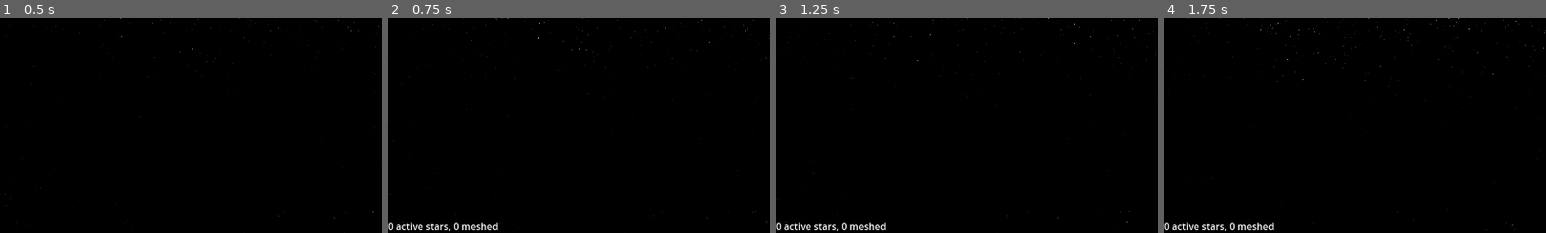
Above: before the commit, frames 1-4 (left to right).
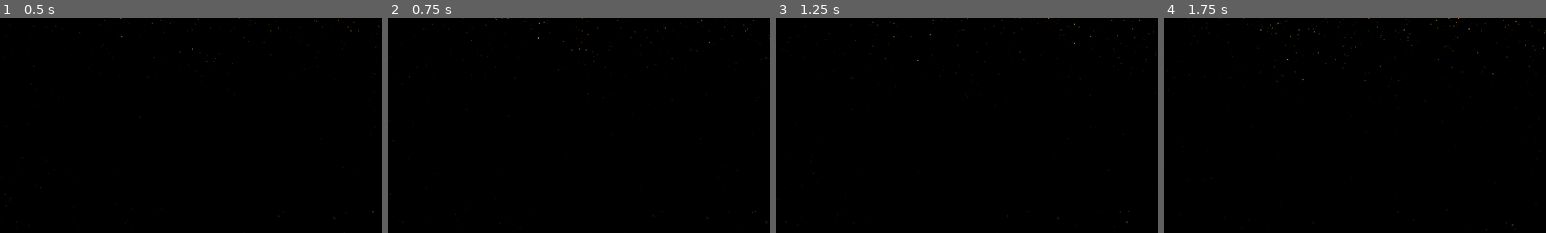
Above: after the commit, the same moments.

Repository: HansAcker/eddn-godot
Game: Godot game, scene res://main.tscn
Two runs of this game, one before a commit and one after it. Both use one fixed random seed, a clock stepped at 60 frames per second and the inputs below. Before the commit the project starts from res://Main.tscn.
Inputs:
- Up to frame 1 (0.5 s): no input
- Up to frame 2 (0.75 s): tap Enter (toggle_fullscreen) at 0.5 s; hold D (move_right) from 0.53 s (still down); hold Delete (clear) from 0.53 s (still down)
- Up to frame 3 (1.25 s): keep holding D (move_right); keep holding Delete (clear)
- Up to frame 4 (1.75 s): release D (move_right) at 1.28 s; release Delete (clear) at 1.28 s; hold S (move_back) from 1.28 s (still down); tap C (look_down) at 1.35 s
The pictures show only the part of the screen within x 0-50%, y 50-100%; the shares and areas given below are measured in that part.

Frame 1 is identical in both runs. In frame 2, 0.5% of the frame differs, in the area x 0-29%, y 95-100%; in frame 3, 0.5%; in frame 4, 0.5%.

Commit message:
The Great Renaming to lower_case. Windows users beware!

Diff:
--- a/Stars/FluffMesh.tres
+++ /dev/null
@@ -1,7 +0,0 @@
-[gd_resource type="QuadMesh" load_steps=2 format=3 uid="uid://d0la8tdf1e86c"]
-
-[ext_resource type="Material" uid="uid://cbaipb5v8jxwh" path="res://Stars/FluffMaterial.tres" id="1_ntp35"]
-
-[resource]
-material = ExtResource("1_ntp35")
-size = Vector2(20, 20)
--- a/Stars/StarMesh.tres
+++ /dev/null
@@ -1,7 +0,0 @@
-[gd_resource type="QuadMesh" load_steps=2 format=3 uid="uid://bb3tcpvajerab"]
-
-[ext_resource type="Material" uid="uid://bfww8dl3opmej" path="res://Stars/StarMaterial.tres" id="1_3vx53"]
-
-[resource]
-material = ExtResource("1_3vx53")
-size = Vector2(3, 3)
--- a/classes.tscn
+++ b/classes.tscn
@@ -1,12 +1,12 @@
-[gd_scene load_steps=3 format=3 uid="uid://ckpxgustlhuwc"]
+[gd_scene load_steps=3 format=3 uid="uid://dkion83duhsuu"]
 
-[ext_resource type="Script" path="res://Stars/class_star_classes.gd" id="1_pbeyx"]
+[ext_resource type="Script" path="res://stars/class_star_classes.gd" id="1_pcl0r"]
 [ext_resource type="Script" path="res://ws/class_star_system_record.gd" id="2_2sgcy"]
 
 [node name="_classes" type="Node"]
 
 [node name="StarClasses" type="Node" parent="."]
-script = ExtResource("1_pbeyx")
+script = ExtResource("1_pcl0r")
 
 [node name="StarSystemRecord" type="Node" parent="."]
 script = ExtResource("2_2sgcy")
--- a/Main.tscn
+++ b/main.tscn
@@ -1,22 +1,22 @@
-[gd_scene load_steps=25 format=3 uid="uid://c4rjg7p7fmipt"]
+[gd_scene load_steps=25 format=3 uid="uid://caiaj482qonl2"]
 
-[ext_resource type="Script" path="res://Main.gd" id="1_wod4n"]
-[ext_resource type="Script" path="res://ws/NavRoute.gd" id="2_3lfp6"]
-[ext_resource type="Texture2D" uid="uid://mnrjfu41axvo" path="res://Stars/textures/flare_white.png" id="2_btkb5"]
-[ext_resource type="Script" path="res://ws/EDDNReceiver.gd" id="2_g4fw5"]
-[ext_resource type="Texture2D" uid="uid://tu51wfur5kq7" path="res://Stars/textures/galaxy.jpg" id="3_fd031"]
-[ext_resource type="PackedScene" uid="uid://c7ssby8abrgs6" path="res://Stars/StarClass_Generic.tscn" id="5_b0o3s"]
-[ext_resource type="QuadMesh" uid="uid://d0la8tdf1e86c" path="res://Stars/FluffMesh.tres" id="5_ef24c"]
-[ext_resource type="Script" path="res://Stars/Fluff.gd" id="5_tnxg1"]
-[ext_resource type="Script" path="res://Stars/StarManager.gd" id="5_w6kjq"]
-[ext_resource type="Script" path="res://ws/JSONWebSocketReceiver.gd" id="6_127la"]
-[ext_resource type="Script" path="res://Stars/EDSMQuery.gd" id="8_esshd"]
-[ext_resource type="Script" path="res://UI/FPS.gd" id="8_l17iv"]
-[ext_resource type="Script" path="res://UI/UI_EDDNEvent.gd" id="8_x8crc"]
-[ext_resource type="Script" path="res://UI/StarCount.gd" id="8_xvtex"]
-[ext_resource type="Script" path="res://UI/CameraPosition.gd" id="10_jjyrp"]
-[ext_resource type="Script" path="res://ws/GenericEvent.gd" id="14_4qmla"]
-[ext_resource type="QuadMesh" uid="uid://bb3tcpvajerab" path="res://Stars/StarMesh.tres" id="18_88faq"]
+[ext_resource type="Script" path="res://main.gd" id="1_3yc8h"]
+[ext_resource type="Texture2D" uid="uid://mnrjfu41axvo" path="res://stars/textures/flare_white.png" id="2_btkb5"]
+[ext_resource type="Texture2D" uid="uid://tu51wfur5kq7" path="res://stars/textures/galaxy.jpg" id="3_fd031"]
+[ext_resource type="PackedScene" uid="uid://br5uwf6a8eyle" path="res://stars/star_class_generic.tscn" id="5_b0o3s"]
+[ext_resource type="QuadMesh" path="res://stars/fluff_mesh.tres" id="5_hvyhb"]
+[ext_resource type="Script" path="res://stars/fluff.gd" id="6_sa3n7"]
+[ext_resource type="Script" path="res://stars/star_manager.gd" id="7_wiqtr"]
+[ext_resource type="QuadMesh" path="res://stars/star_mesh.tres" id="8_bqfh2"]
+[ext_resource type="Script" path="res://stars/edsm_query.gd" id="9_46akg"]
+[ext_resource type="Script" path="res://ui/ui_eddn_event.gd" id="10_b786m"]
+[ext_resource type="Script" path="res://ui/fps.gd" id="11_klw85"]
+[ext_resource type="Script" path="res://ui/star_count.gd" id="12_jqahg"]
+[ext_resource type="Script" path="res://ui/camera_position.gd" id="13_rfmsg"]
+[ext_resource type="Script" path="res://ws/json_web_socket_receiver.gd" id="14_p83qc"]
+[ext_resource type="Script" path="res://ws/eddn_receiver.gd" id="15_b7ifv"]
+[ext_resource type="Script" path="res://ws/nav_route.gd" id="16_x3ei5"]
+[ext_resource type="Script" path="res://ws/generic_event.gd" id="17_wb623"]
 
 [sub_resource type="Environment" id="Environment_xftdg"]
 background_mode = 1
@@ -47,12 +47,12 @@
 [sub_resource type="MultiMesh" id="MultiMesh_g54w7"]
 transform_format = 1
 use_colors = true
-mesh = ExtResource("5_ef24c")
+mesh = ExtResource("5_hvyhb")
 
 [sub_resource type="MultiMesh" id="MultiMesh_qnluk"]
 transform_format = 1
 use_colors = true
-mesh = ExtResource("18_88faq")
+mesh = ExtResource("8_bqfh2")
 
 [sub_resource type="SystemFont" id="SystemFont_m3hyb"]
 font_names = PackedStringArray("Lucida Console", "Monospace")
@@ -61,7 +61,8 @@
 default_font = SubResource("SystemFont_m3hyb")
 
 [node name="Main" type="Node3D"]
-script = ExtResource("1_wod4n")
+script = ExtResource("1_3yc8h")
+idle_move_seed = 24
 
 [node name="Camera" type="Camera3D" parent="."]
 transform = Transform3D(-0.939693, -0.196175, 0.280167, 0, 0.819152, 0.573577, -0.34202, 0.538985, -0.769751, 4000, 4000, -4000)
@@ -83,10 +84,10 @@
 
 [node name="Fluff" type="MultiMeshInstance3D" parent="Map/Galaxy"]
 multimesh = SubResource("MultiMesh_g54w7")
-script = ExtResource("5_tnxg1")
+script = ExtResource("6_sa3n7")
 
 [node name="StarManager" type="Node" parent="Map"]
-script = ExtResource("5_w6kjq")
+script = ExtResource("7_wiqtr")
 distance_factor = 1200.0
 
 [node name="FrozenStars" type="MultiMeshInstance3D" parent="Map/StarManager"]
@@ -94,7 +95,6 @@
 
 [node name="ExpireTimer" type="Timer" parent="Map/StarManager"]
 wait_time = 35.0
-autostart = true
 
 [node name="DeleteTimer" type="Timer" parent="Map/StarManager"]
 wait_time = 80.0
@@ -105,10 +105,10 @@
 autostart = true
 
 [node name="EDSMQuery" type="Node" parent="Map"]
-script = ExtResource("8_esshd")
+script = ExtResource("9_46akg")
 radius = 30
 min_radius = 24
-expire = 65
+expire = 1
 
 [node name="UI" type="CanvasLayer" parent="."]
 
@@ -116,7 +116,7 @@
 offset_right = 1.0
 offset_bottom = 54.0
 theme = SubResource("Theme_y7a2b")
-script = ExtResource("8_x8crc")
+script = ExtResource("10_b786m")
 
 [node name="Timestamp" type="Label" parent="UI/UI_EDDNEvent"]
 layout_mode = 2
@@ -140,7 +140,7 @@
 offset_top = -23.0
 grow_horizontal = 0
 grow_vertical = 0
-script = ExtResource("8_l17iv")
+script = ExtResource("11_klw85")
 
 [node name="StarCount" type="Label" parent="UI"]
 anchors_preset = 2
@@ -149,7 +149,7 @@
 offset_top = -23.0
 offset_right = 40.0
 grow_vertical = 0
-script = ExtResource("8_xvtex")
+script = ExtResource("12_jqahg")
 
 [node name="CameraPosition" type="Label" parent="UI"]
 anchors_preset = 1
@@ -158,30 +158,30 @@
 offset_left = -40.0
 offset_bottom = 23.0
 grow_horizontal = 0
-script = ExtResource("10_jjyrp")
+script = ExtResource("13_rfmsg")
 
 [node name="Receiver" type="Node" parent="."]
 
 [node name="JSONWebSocketReceiver" type="Node" parent="Receiver"]
-script = ExtResource("6_127la")
+script = ExtResource("14_p83qc")
 
 [node name="EDDNReceiver" type="Node" parent="Receiver"]
-script = ExtResource("2_g4fw5")
+script = ExtResource("15_b7ifv")
+cut_off = 60
 clock_fudge = 2
 
 [node name="NavRoute" type="Node" parent="Receiver/EDDNReceiver"]
-script = ExtResource("2_3lfp6")
+script = ExtResource("16_x3ei5")
 expire = 300
 
 [node name="GenericEvent" type="Node" parent="Receiver/EDDNReceiver"]
-script = ExtResource("14_4qmla")
+script = ExtResource("17_wb623")
 expire = 3600
 
 [node name="IdleTimer" type="Timer" parent="."]
 wait_time = 55.0
 autostart = true
 
-[connection signal="counter" from="Map/StarManager" to="UI/StarCount" method="_on_star_manager_counter"]
 [connection signal="timeout" from="Map/StarManager/ExpireTimer" to="Map/StarManager" method="_on_expire_timer_timeout"]
 [connection signal="timeout" from="Map/StarManager/DeleteTimer" to="Map/StarManager" method="_on_delete_timer_timeout"]
 [connection signal="timeout" from="Map/StarManager/FreezeTimer" to="Map/StarManager" method="_on_freeze_timer_timeout"]
--- a/project.godot
+++ b/project.godot
@@ -11,7 +11,7 @@
 [application]
 
 config/name="EDDNTest"
-run/main_scene="res://Main.tscn"
+run/main_scene="res://main.tscn"
 config/features=PackedStringArray("4.0", "Forward Plus")
 run/low_processor_mode=true
 config/icon="res://icon.svg"
--- a/Stars/class_star_classes.gd
+++ b/stars/class_star_classes.gd
@@ -66,5 +66,5 @@
 
 ## TODO: use multiple star classes
 const sprites := {
-	&"default": preload("res://Stars/StarClass_Generic.tscn"),
+	&"default": preload("res://stars/star_class_generic.tscn"),
 }
--- a/Stars/Fluff.gd
+++ b/stars/fluff.gd
@@ -9,7 +9,7 @@
 
 func _ready():
 	## TODO: get texture from parent?
-	var image: Image = (load("res://Stars/textures/galaxy.jpg") as Texture2D).get_image()
+	var image: Image = (load("res://stars/textures/galaxy.jpg") as Texture2D).get_image()
 	var size := image.get_size()
 
 	## TODO: get galaxy size from parent?
--- a/Stars/FluffMaterial.tres
+++ b/stars/fluff_material.tres
@@ -1,6 +1,6 @@
-[gd_resource type="StandardMaterial3D" load_steps=2 format=3 uid="uid://cbaipb5v8jxwh"]
+[gd_resource type="StandardMaterial3D" load_steps=2 format=3]
 
-[ext_resource type="Texture2D" uid="uid://dfrttsv1ckph4" path="res://Stars/textures/fluff2.png" id="1_drenq"]
+[ext_resource type="Texture2D" uid="uid://dfrttsv1ckph4" path="res://stars/textures/fluff2.png" id="1_drenq"]
 
 [resource]
 blend_mode = 1
--- /dev/null
+++ b/stars/fluff_mesh.tres
@@ -0,0 +1,7 @@
+[gd_resource type="QuadMesh" load_steps=2 format=3]
+
+[ext_resource type="Material" path="res://stars/fluff_material.tres" id="1_ntp35"]
+
+[resource]
+material = ExtResource("1_ntp35")
+size = Vector2(20, 20)
--- a/Stars/StarClass_Generic.tscn
+++ b/stars/star_class_generic.tscn
@@ -1,7 +1,7 @@
-[gd_scene load_steps=3 format=3 uid="uid://c7ssby8abrgs6"]
+[gd_scene load_steps=3 format=3 uid="uid://br5uwf6a8eyle"]
 
-[ext_resource type="Texture2D" uid="uid://oh2d8hnygfen" path="res://Stars/textures/star_grey.png" id="1_dcejw"]
-[ext_resource type="FontFile" uid="uid://cy1v2mvb86jhx" path="res://Stars/fonts/orbitron/Orbitron Light.ttf" id="2_gjo8t"]
+[ext_resource type="Texture2D" uid="uid://oh2d8hnygfen" path="res://stars/textures/star_grey.png" id="1_6vmr1"]
+[ext_resource type="FontFile" uid="uid://cy1v2mvb86jhx" path="res://stars/fonts/orbitron/Orbitron Light.ttf" id="2_5uagk"]
 
 [node name="StarClass_Generic" type="Sprite3D"]
 visibility_range_begin = 20.0
@@ -10,7 +10,7 @@
 billboard = 1
 alpha_cut = 2
 texture_filter = 1
-texture = ExtResource("1_dcejw")
+texture = ExtResource("1_6vmr1")
 
 [node name="Label" type="Label3D" parent="."]
 transform = Transform3D(1, 0, 0, 0, 1, 0, 0, 0, 1, 1, 0, 0)
@@ -22,7 +22,7 @@
 offset = Vector2(0, -250)
 billboard = 1
 modulate = Color(0.4, 0.352941, 0.74902, 1)
-font = ExtResource("2_gjo8t")
+font = ExtResource("2_5uagk")
 font_size = 112
 outline_size = 0
 vertical_alignment = 0
--- a/Stars/StarManager.gd
+++ b/stars/star_manager.gd
@@ -315,6 +315,10 @@
 	_expire()
 
 
+func expire() -> void:
+	_expire()
+
+
 func _on_freeze_timer_timeout() -> void:
 	_expire(true)
 
--- a/Stars/StarMaterial.tres
+++ b/stars/star_material.tres
@@ -1,6 +1,6 @@
-[gd_resource type="StandardMaterial3D" load_steps=2 format=3 uid="uid://bfww8dl3opmej"]
+[gd_resource type="StandardMaterial3D" load_steps=2 format=3]
 
-[ext_resource type="Texture2D" uid="uid://cdip6fptt4q66" path="res://Stars/textures/star_grey2.png" id="1_vijk2"]
+[ext_resource type="Texture2D" uid="uid://cdip6fptt4q66" path="res://stars/textures/star_grey2.png" id="1_vijk2"]
 
 [resource]
 blend_mode = 1
--- /dev/null
+++ b/stars/star_mesh.tres
@@ -0,0 +1,7 @@
+[gd_resource type="QuadMesh" load_steps=2 format=3]
+
+[ext_resource type="Material" path="res://stars/star_material.tres" id="1_3vx53"]
+
+[resource]
+material = ExtResource("1_3vx53")
+size = Vector2(3, 3)
--- a/ws/FSDJump.gd
+++ /dev/null
@@ -1,12 +0,0 @@
-extends Node
-
-
-@onready var star_manager := get_node("../../../Map/StarManager") as StarManager
-
-func _on_eddn_receiver_received(event_type: StringName, _message: Dictionary, star_system: StarSystemRecord, _age: int) -> void:
-	if event_type != &"FSDJump":
-		return
-
-	## TODO: use message contents to add more stuff
-
-	star_manager.add(star_system)
--- a/ws/Scan.gd
+++ /dev/null
@@ -1,13 +0,0 @@
-extends Node
-
-
-@onready var star_manager := get_node("../../../Map/StarManager") as StarManager
-
-func _on_eddn_receiver_received(event_type: StringName, _message: Dictionary, star_system: StarSystemRecord, _age: int) -> void:
-	if event_type != &"Scan":
-		return
-
-	## TODO: use message contents to add more stuff
-
-	if star_system.star_class != &"":
-		star_manager.add(star_system)
Renamed: Main.gd -> main.gd
Renamed: Stars/EDSMQuery.gd -> stars/edsm_query.gd
Renamed: Stars/fonts/orbitron/Orbitron Light.ttf -> stars/fonts/orbitron/Orbitron Light.ttf
Not shown, changed: stars/fonts/orbitron/Orbitron Light.ttf.import
Renamed: Stars/textures/flare_white.png -> stars/textures/flare_white.png
Not shown, changed: stars/textures/flare_white.png.import
Renamed: Stars/textures/fluff1.png -> stars/textures/fluff1.png
Not shown, changed: stars/textures/fluff1.png.import
Renamed: Stars/textures/fluff2.png -> stars/textures/fluff2.png
Not shown, changed: stars/textures/fluff2.png.import
Renamed: Stars/textures/galaxy.jpg -> stars/textures/galaxy.jpg
Not shown, changed: stars/textures/galaxy.jpg.import
(and 13 more such lines)
